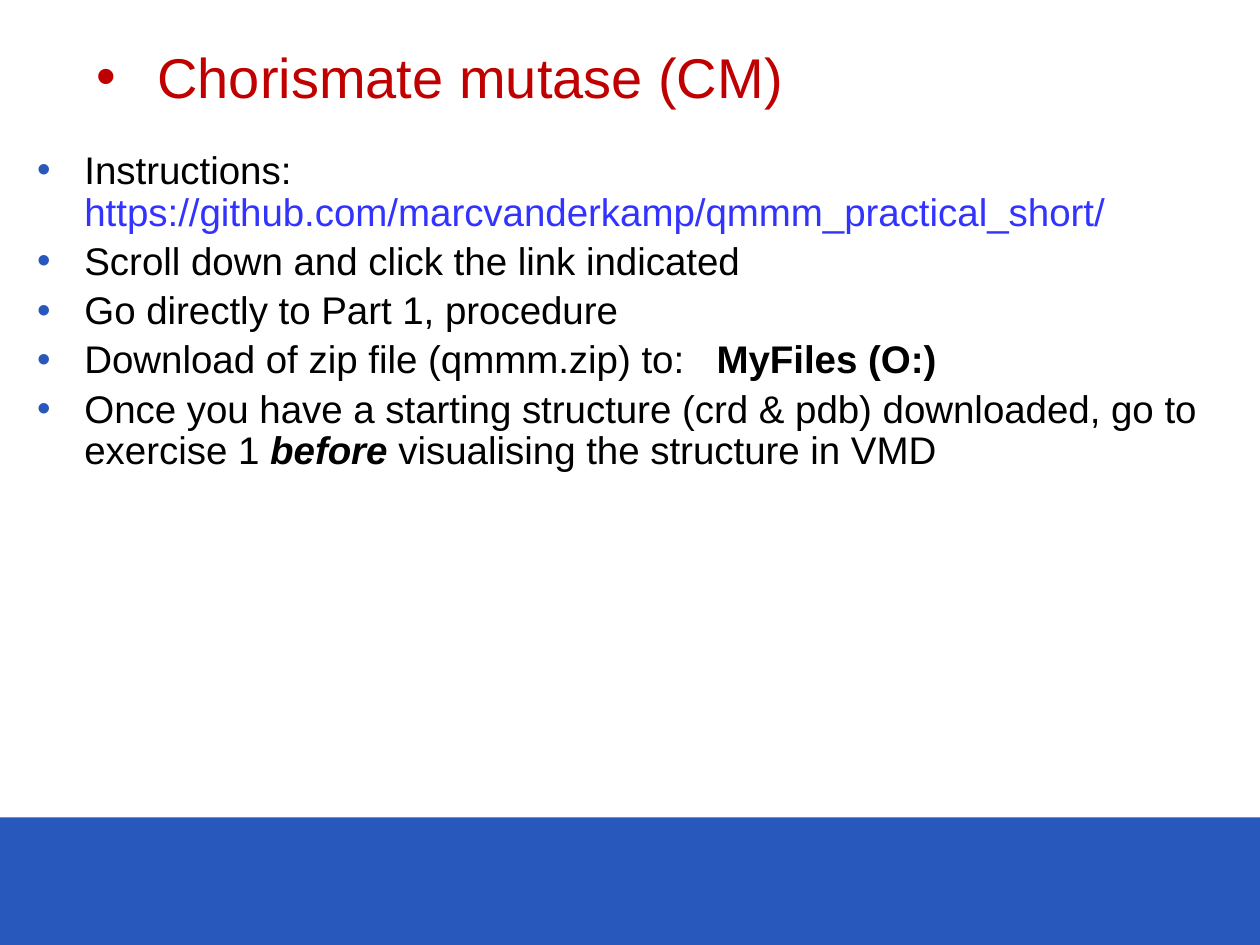
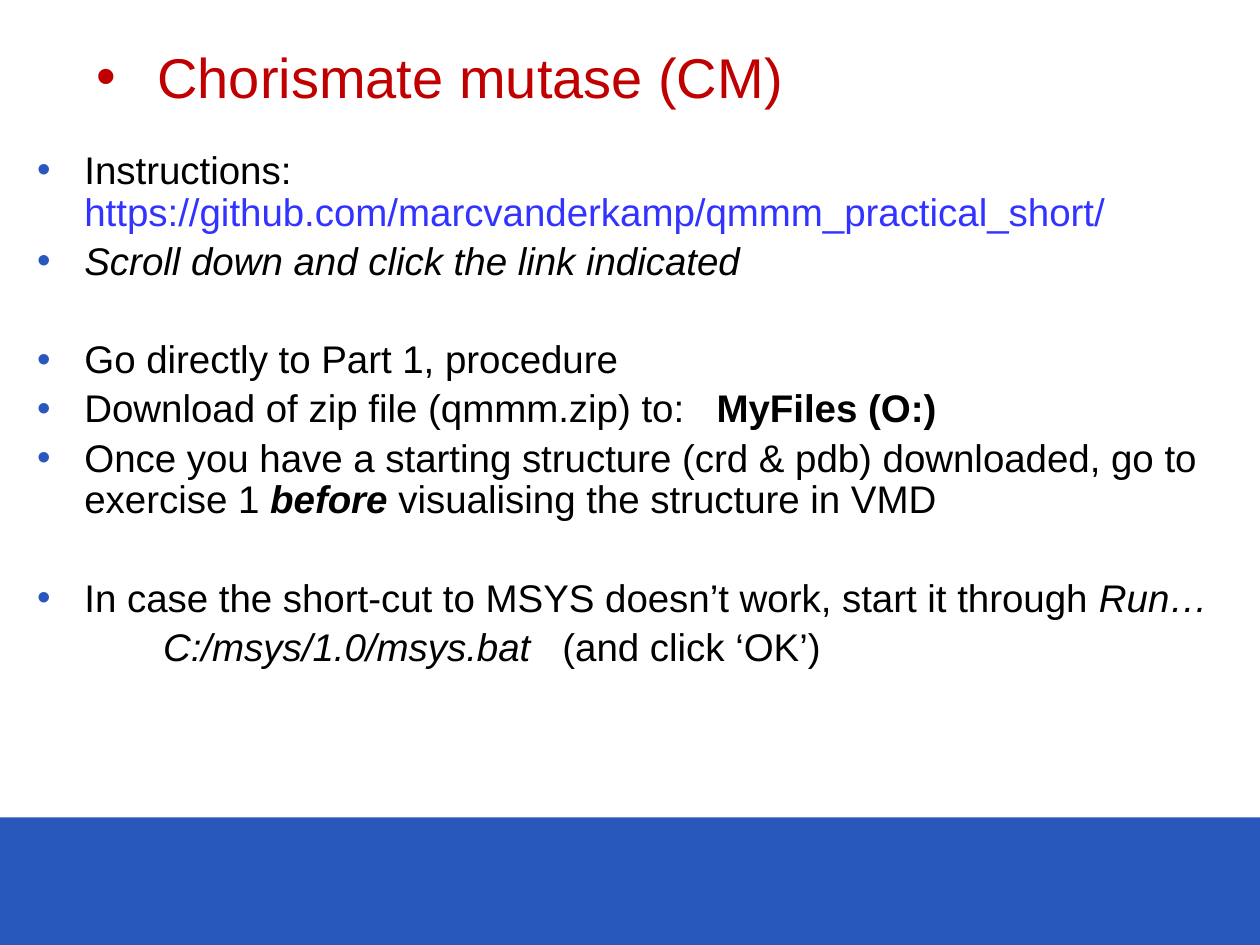
Before and after one commit to marcvanderkamp/qmmm_practical_short, a slide deck: slide 11 of qmmm1.pptx. Drawn at 1260x945 pixels with LibreOffice and Linux fonts; fonts in the diff are those of the drawing; background and template pictures are left out. Boxes give left, top, right and bottom in pixels: in the first picture for what was removed or moved away, otherwise in the second. Text is boxed around its words. In the diff, an @@ line names an element or a change of style, - is before the commit and + after.

```diff
--- a/qmmm1.pptx
+++ b/qmmm1.pptx
@@ text at (84, 247, 740, 276): italic on in "Scroll down and click the link indicated" @@
@@ text at (84, 584, 1208, 669): paragraphs added @@
+• In case the short-cut to MSYS doesn’t work, start it through Run…
+C:/msys/1.0/msys.bat (and click ‘OK’)
```
Also in this commit, not shown: 2 other slides changed, 1 slide added, 4 other files.
